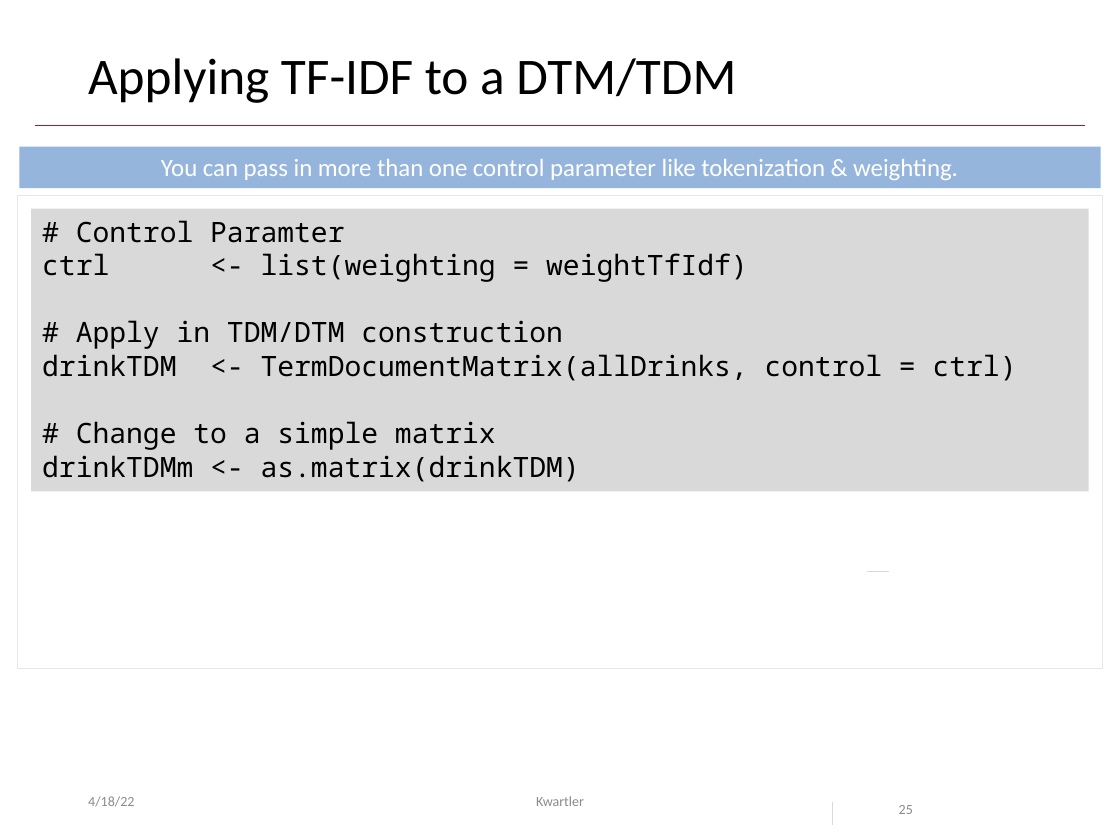
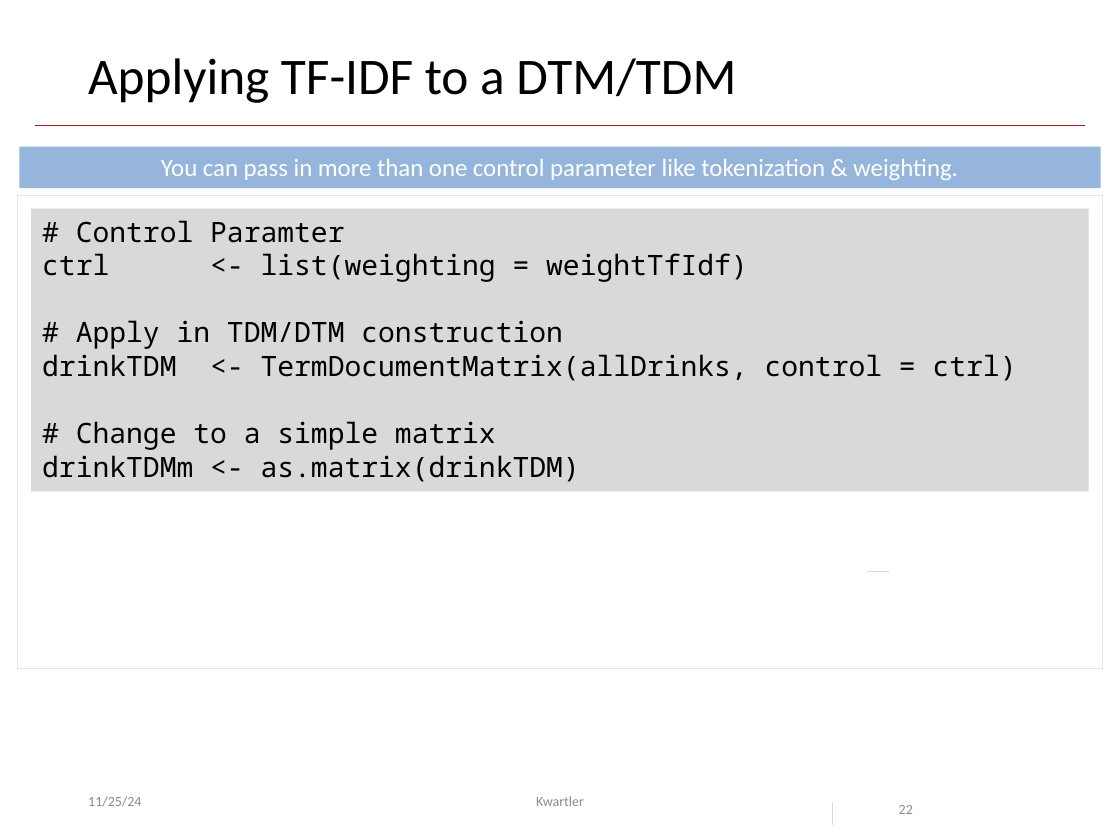
Before and after one commit to kwartler/Harvard_DataMining_Business_Student, a slide deck: slide 22 of Lessons/K_Text_Mining_2/B_wordClouds_revisited.pptx (slide 25 before the commit). Drawn at 1120x840 pixels with LibreOffice and Linux fonts; fonts in the diff are those of the drawing; background and template pictures are left out. Boxes give left, top, right and bottom in pixels: in the first picture for what was removed or moved away, otherwise in the second. Text is boxed around its words. In the diff, an @@ line names an element or a change of style, - is before the commit and + after.

```diff
--- a/Lessons/K_Text_Mining_2/B_wordClouds_revisited.pptx
+++ b/Lessons/K_Text_Mining_2/B_wordClouds_revisited.pptx
@@ text at (88, 796, 141, 807): text changed @@
-4/18/22
+11/25/24
@@ page number at (899, 805, 913, 814): text changed @@
-25
+22
```
Also in this commit, not shown: 22 other slides changed, 4 slides removed, 5 other files.
